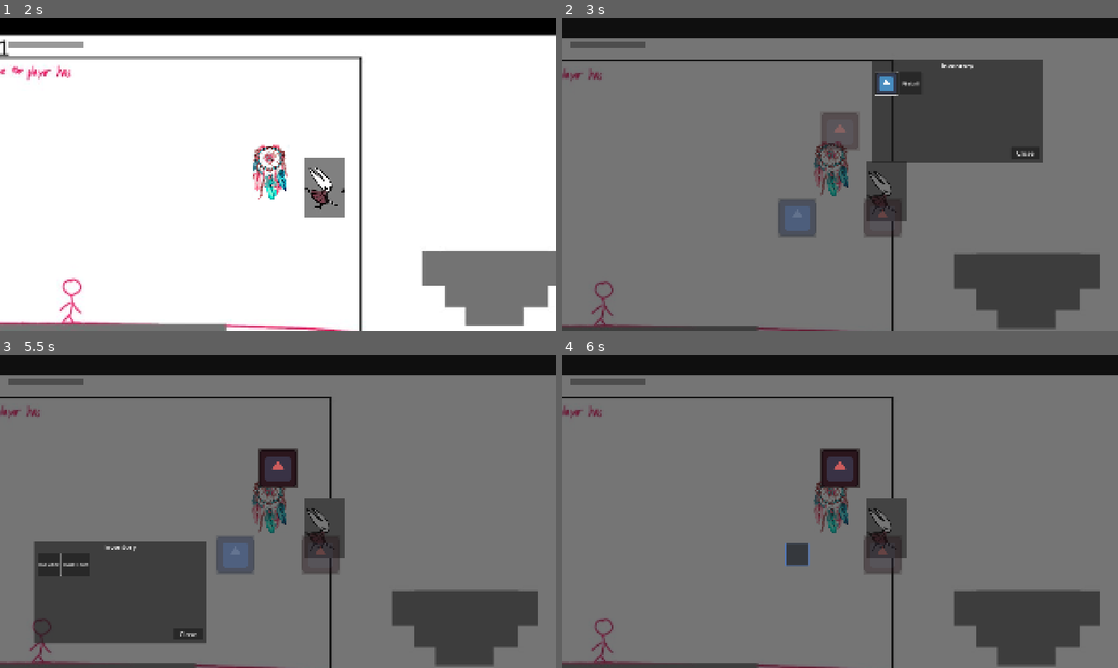
Above: before the commit, frames 1-4 (two rows, left to right).
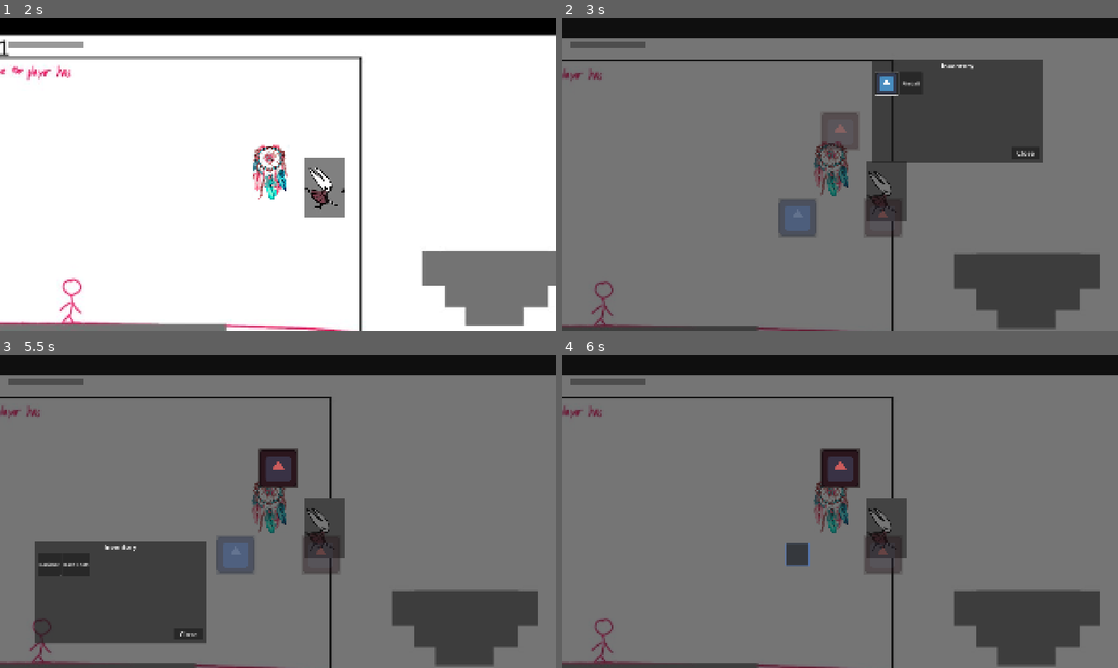
Above: after the commit, the same moments.

Repository: Medcro/GameBijiWIDAI2026
Game: Godot game, scene res://scenes/main_menu.tscn
The game is run twice, just before and just after one commit, with the same random seed, the same clock (stepped at 60 frames per second) and the same inputs. The engine's default icon, where the game draws it, is replaced by a stand-in: a white triangle on a blue panel in a dark square.
Inputs (mouse positions are in pixels of both pictures, inside the frame that each line leads up to):
- Up to frame 1 (2 s): click "START" at 0.5 s; tap Enter at 1.25 s; move the mouse to (400, 158) at 1.27 s; hold Right (move_right) from 1.28 s (still down); tap Z (Dash) at 1.35 s; click (400, 158) at 1.42 s; tap C (Jump) at 1.52 s
- Up to frame 2 (3 s): move the mouse to (728, 190) at 2.02 s; tap R (EssenceTab) at 2.1 s; tap C (Jump) at 2.27 s; release Right (move_right) at 2.75 s; click (840, 130) at 2.77 s
- Up to frame 3 (5.5 s): click (322, 420) at 3.52 s; tap Space (Parry) at 4.25 s; move the mouse to (333, 442) at 4.27 s; hold Left (move_left) 4.28-5.03 s; tap A (Heal) at 4.35 s; tap Enter at 5 s; move the mouse to (250, 574) at 5.02 s; hold Right (move_right) from 5.03 s (still down); tap X (Melee) at 5.1 s; click (250, 574) at 5.17 s; tap C (Jump) at 5.27 s
- Up to frame 4 (6 s): release Right (move_right) at 5.75 s; click "Radiance" at 5.75 s

Frame 1 is identical in both runs. In frame 2, 0.1% of the frame differs, in the area x 50-85%, y 14-68%; in frame 3, 0.2%, in the area x 6-55%, y 34-90%; in frame 4, less than 0.1%.

Commit message:
feat: separate between the essences in level one and the last level

Diff:
--- a/scenes/collectible.tscn
+++ b/scenes/collectible.tscn
@@ -10,7 +10,7 @@
 
 [node name="collectible" type="Node2D"]
 script = ExtResource("1_bkg8t")
-collectible_essence = Array[ExtResource("2_ga2k0")]([ExtResource("3_6gns2")])
+essence_level_one = Array[ExtResource("2_ga2k0")]([ExtResource("3_6gns2")])
 
 [node name="Area2D" type="Area2D" parent="."]
 scale = Vector2(0.4, 0.4)
--- a/scenes/main.tscn
+++ b/scenes/main.tscn
@@ -99,6 +99,8 @@
 visible = false
 
 [node name="SPEssence" parent="Player/Camera2D/CanvasLayer" instance=ExtResource("5_o6xl0")]
+offset_left = 1.0
+offset_right = 1.0
 collected_essences = Array[ExtResource("6_85g3d")]([ExtResource("7_choun")])
 
 [node name="Enemy" parent="." node_paths=PackedStringArray("player") instance=ExtResource("5_tbgi4")]
--- a/scripts/collectible.gd
+++ b/scripts/collectible.gd
@@ -1,15 +1,23 @@
 extends Node2D
 
-class_name Collectibles
+enum level {ONE, TWO}
+
+# Change the enum based on the current level
+@export var current_level : level
 
 # Need to expprt all the essences
-@export var collectible_essence : Array[EssenceData] =[]
+@export var essence_level_one : Array[EssenceData] =[]
+@export var essence_level_two : Array[EssenceData] =[]
 
-@onready var current_essence = pick_random_essence()
+@onready var current_essence = pick_random_essence(current_level)
 @onready var sp_essence: Control = $"../Player/Camera2D/CanvasLayer/SPEssence"
 
-func pick_random_essence():
-	return collectible_essence[randi_range(0,collectible_essence.size()-1)]
+func pick_random_essence(current_level : level):
+	match current_level:
+		level.ONE:
+			return essence_level_one[randi_range(0,essence_level_one.size()-1)]
+		level.TWO:
+			return essence_level_two[randi_range(0,essence_level_two.size()-1)]
 
 func _on_area_2d_body_entered(body: Node2D) -> void:
 	if body is Player:
